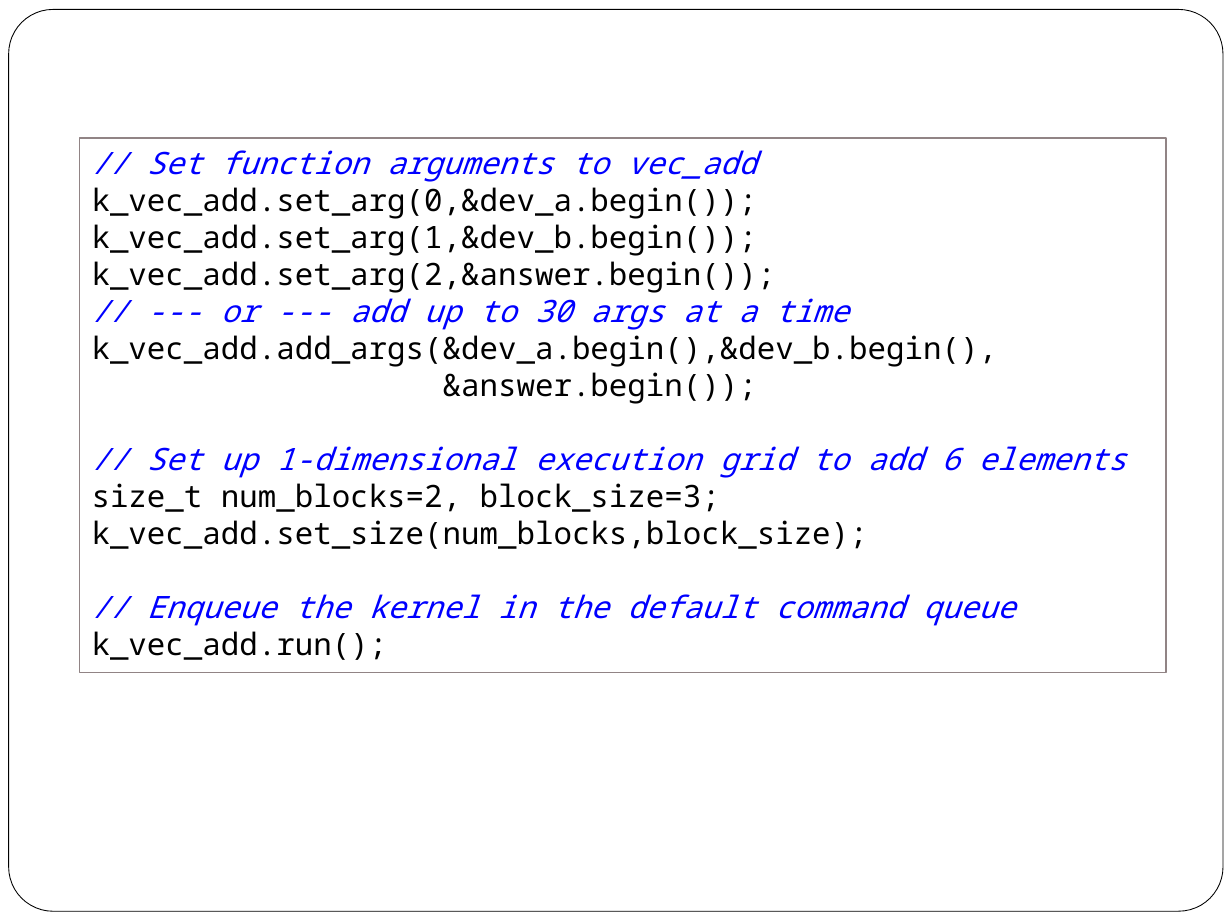
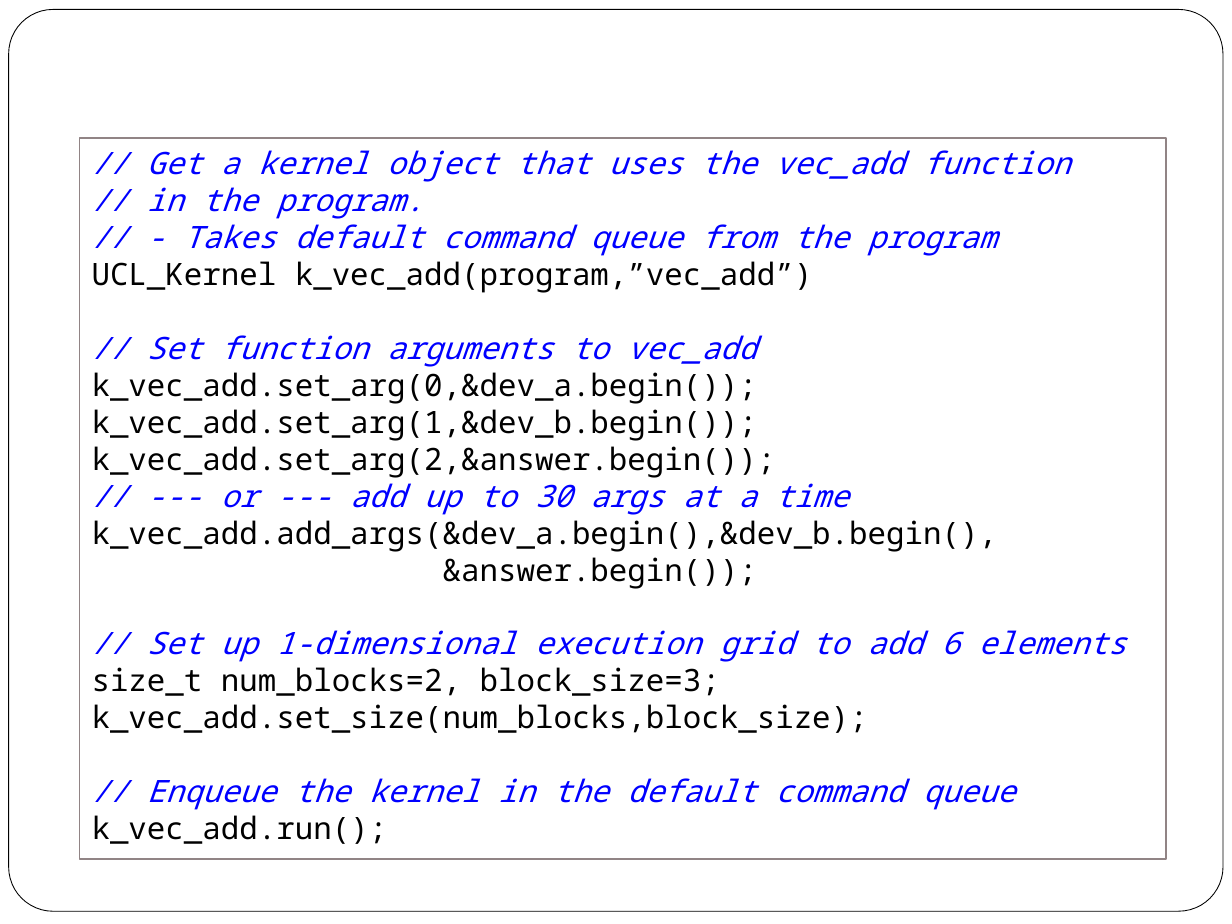
Before and after one commit to scicomp/geryon, a slide deck: slide 57 of geryon.pptx (slide 47 before the commit). Drawn at 1232x924 pixels with LibreOffice and Linux fonts; fonts in the diff are those of the drawing. Boxes give left, top, right and bottom in pixels: in the first picture for what was removed or moved away, otherwise in the second. Text is boxed around its words. In the diff, an @@ line names an element or a change of style, - is before the commit and + after.

```diff
--- a/geryon.pptx
+++ b/geryon.pptx
@@ rectangle "// Get a kernel object ...": place and size @@
-rectangle "// Get a kernel object ..." at (79, 138, 1165, 673)
+rectangle "// Get a kernel object ..." at (79, 138, 1165, 860)
@@ text in rectangle at (92, 150, 1071, 293): paragraphs added @@
+// Get a kernel object that uses the vec_add function
+// in the program.
+// - Takes default command queue from the program
+UCL_Kernel k_vec_add(program,”vec_add”)
```
Also in this commit, not shown: 10 other slides changed, 10 slides added, 2 other files.
